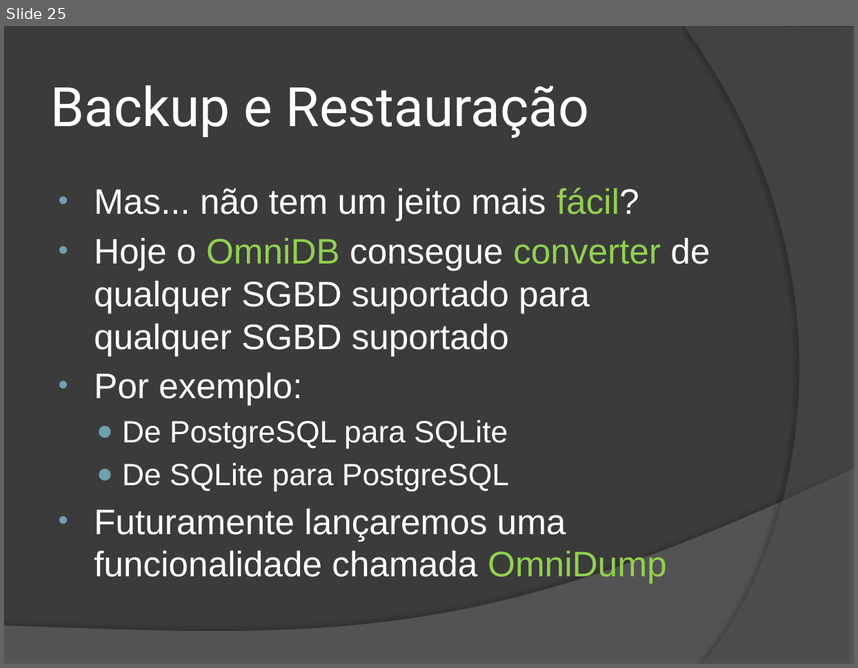
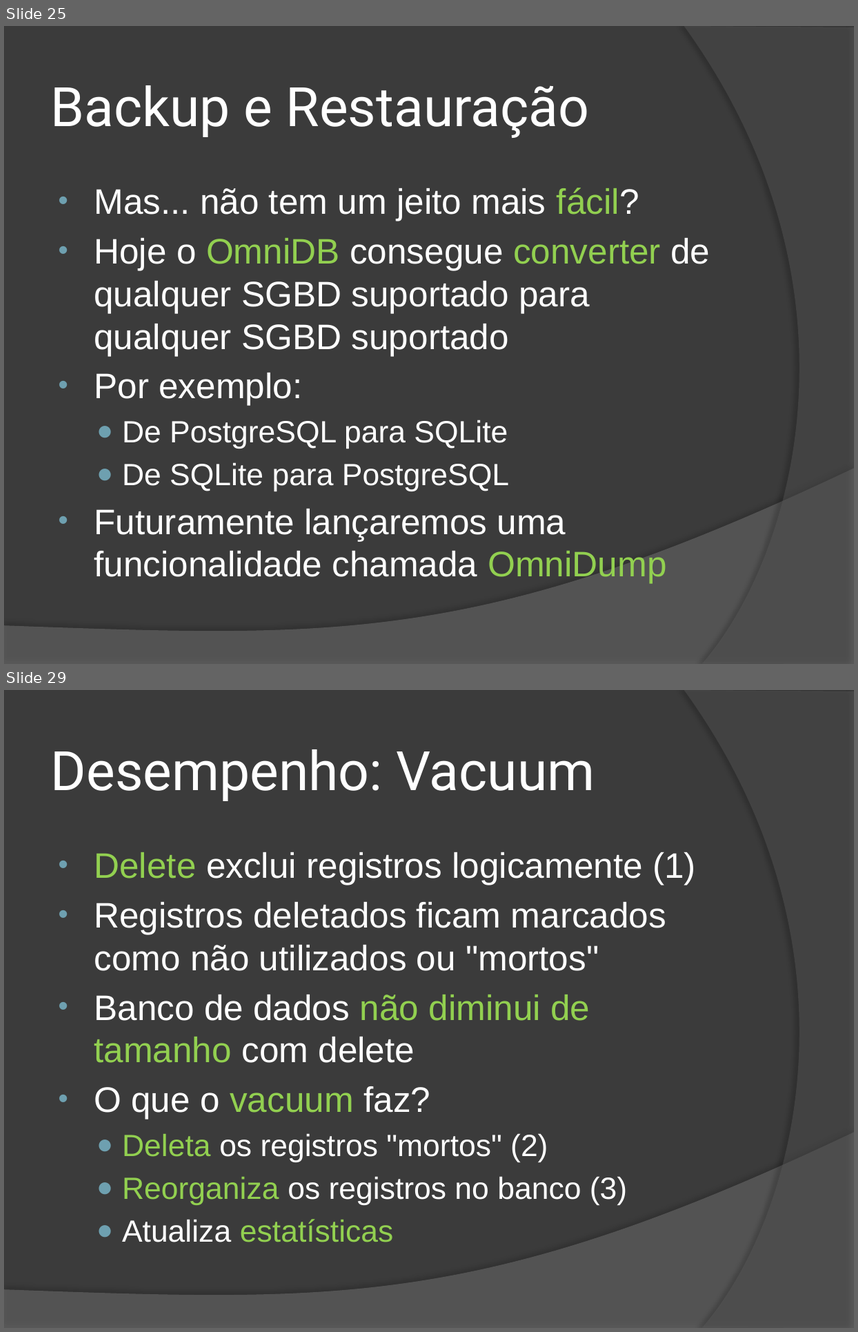
Before and after one commit to wind39/wind39.github.io, a slide deck: curso/modulo3capitulo5.pptx. Shown one above the other, each under a label of ours: slide 25 before the commit, slides 25 and 29 after it; the slides between them are not shown. The pictures are 858x668 and 858x1332 pixels, drawn with LibreOffice and Linux fonts; fonts in the diff are those of the drawing. Boxes give left, top, right and bottom in pixels: in the first picture for what was removed or moved away, otherwise in the second. Text is boxed around its words. In the diff, an @@ line names an element or a change of style, - is before the commit and + after.

```diff
--- a/curso/modulo3capitulo5.pptx
+++ b/curso/modulo3capitulo5.pptx
@@ slide 29 added at <box>4,690,854,1328</box>, background #3B3B3B; not listed: 2 template elements that a slide beside it also shows @@
@@ title added at <box>51,749,595,801</box>, 46 pt, text #FFFFFF @@
+Desempenho: Vacuum
@@ text added at <box>94,852,696,1242</box>, 30 pt, text #FFFFFF @@
+• Delete exclui registros logicamente (1)
+• Registros deletados ficam marcados como não utilizados ou "mortos"
+• Banco de dados não diminui de tamanho com delete
+• O que o vacuum faz?
+  ● Deleta os registros "mortos" (2)
+  ● Reorganiza os registros no banco (3)
+  ● Atualiza estatísticas
```
Also in this commit, not shown: 6 slides changed, 11 other slides added, 1 other file.
